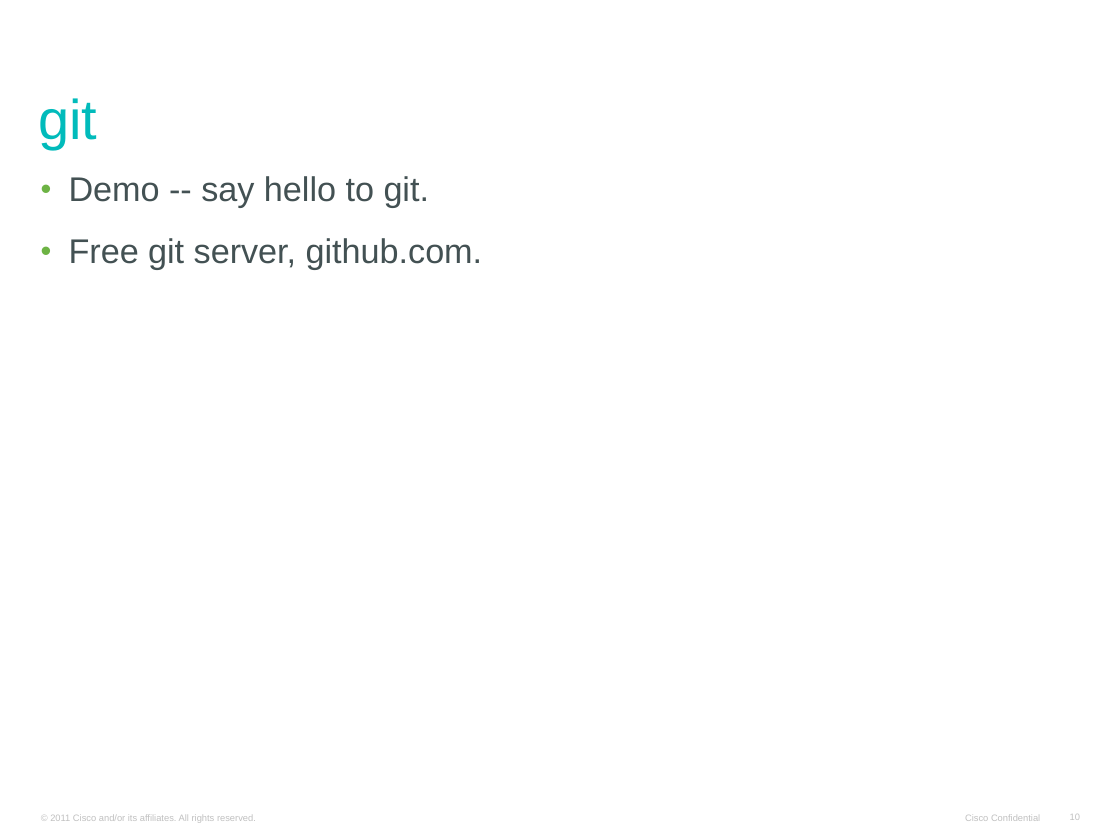
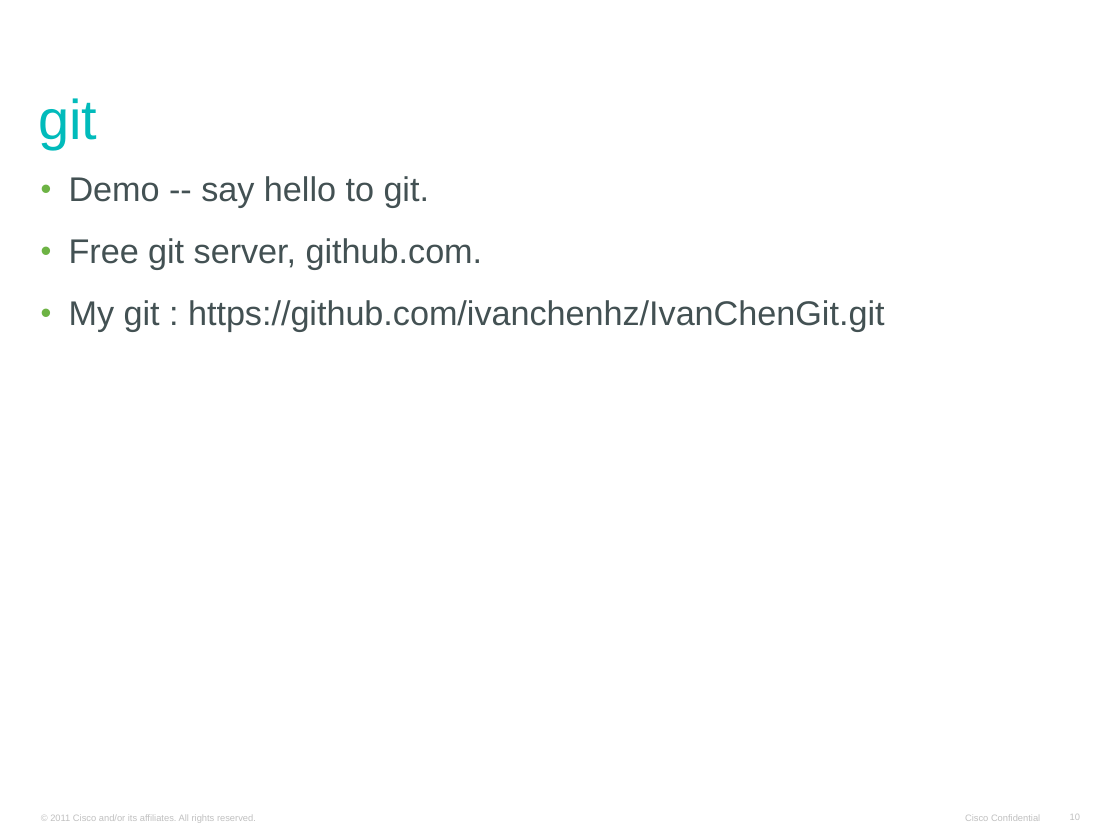
Before and after one commit to qingxia/IvanChenGit, a slide deck: slide 10 of Misc/Linux_programming_environment_tools.pptx. Drawn at 1120x840 pixels with LibreOffice and Linux fonts; fonts in the diff are those of the drawing; background and template pictures are left out. Boxes give left, top, right and bottom in pixels: in the first picture for what was removed or moved away, otherwise in the second. Text is boxed around its words. In the diff, an @@ line names an element or a change of style, - is before the commit and + after.

Commit message:
Update info and .pptx.

```diff
--- a/Misc/Linux_programming_environment_tools.pptx
+++ b/Misc/Linux_programming_environment_tools.pptx
@@ text at [69,300,885,331]: paragraph added @@
+• My git : https://github.com/ivanchenhz/IvanChenGit.git
```
Also in this commit, not shown: 1 other file.
